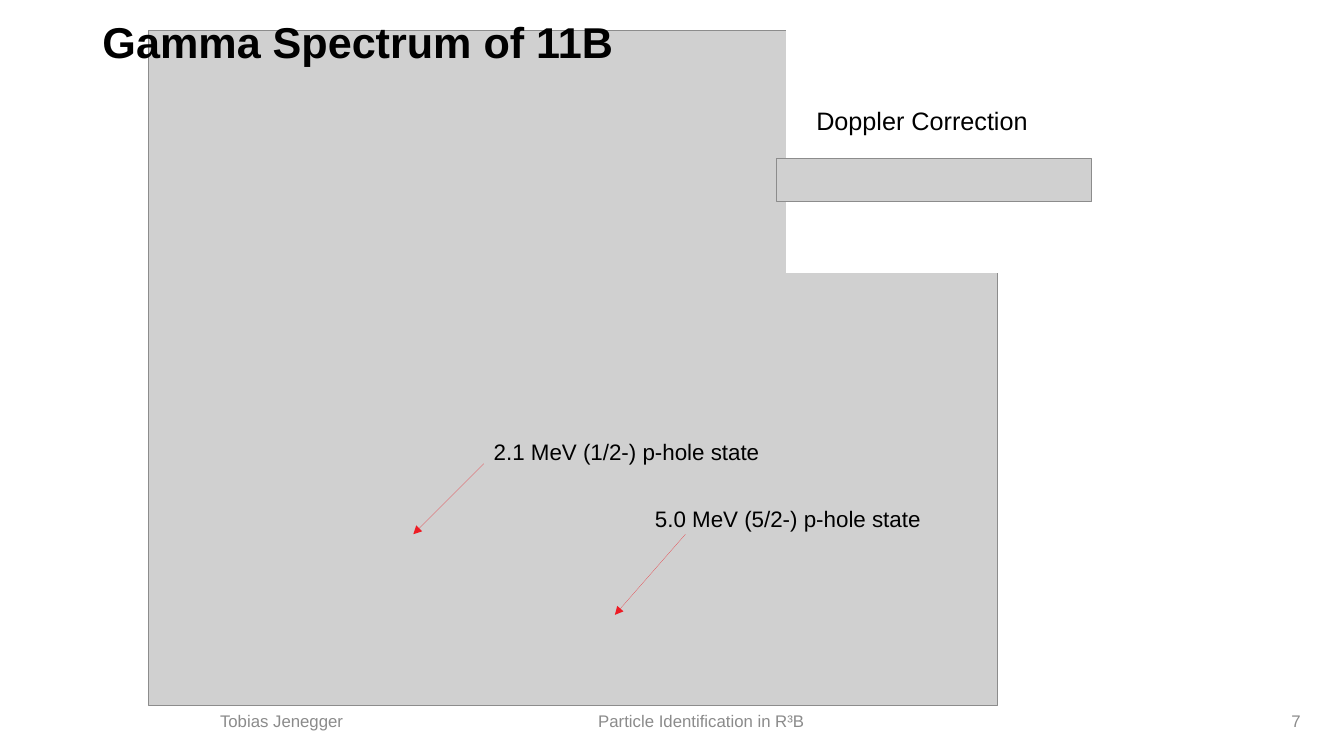
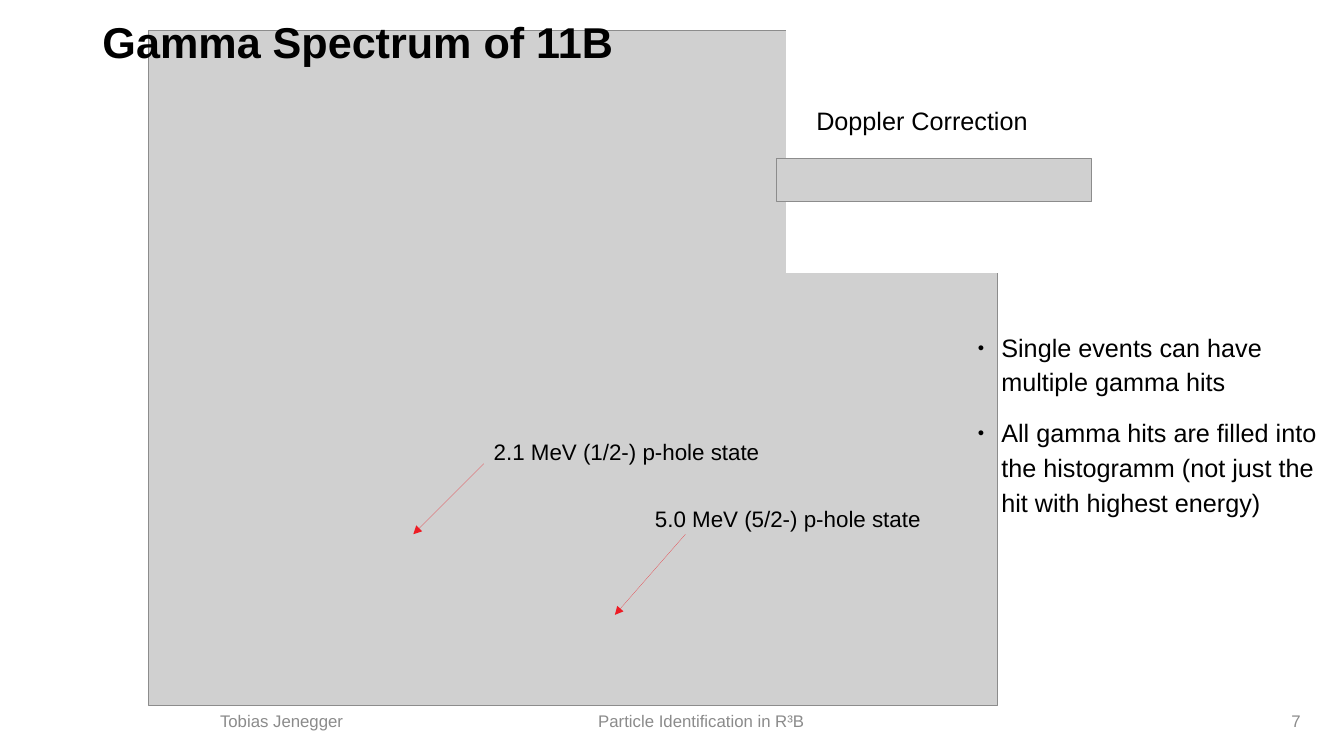
Before and after one commit to jenegger/r3b_wg, a slide deck: slide 7 of r3b_presentation.odp. Drawn at 1344x756 pixels with LibreOffice and Linux fonts; fonts in the diff are those of the drawing; grey boxes stand for pictures; background and template pictures are left out. Boxes give left, top, right and bottom in pixels: in the first picture for what was removed or moved away, otherwise in the second. Text is boxed around its words. In the diff, an @@ line names an element or a change of style, - is before the commit and + after.

```diff
--- a/r3b_presentation.odp
+++ b/r3b_presentation.odp
@@ text added at bbox=[1001, 338, 1317, 517], 18 pt, text #000000 @@
+● Single events can have multiple gamma hits
+● All gamma hits are filled into the histogramm (not just the hit with highest energy)
```
Also in this commit, not shown: 1 other slide changed, 1 slide added, 1 other file.
